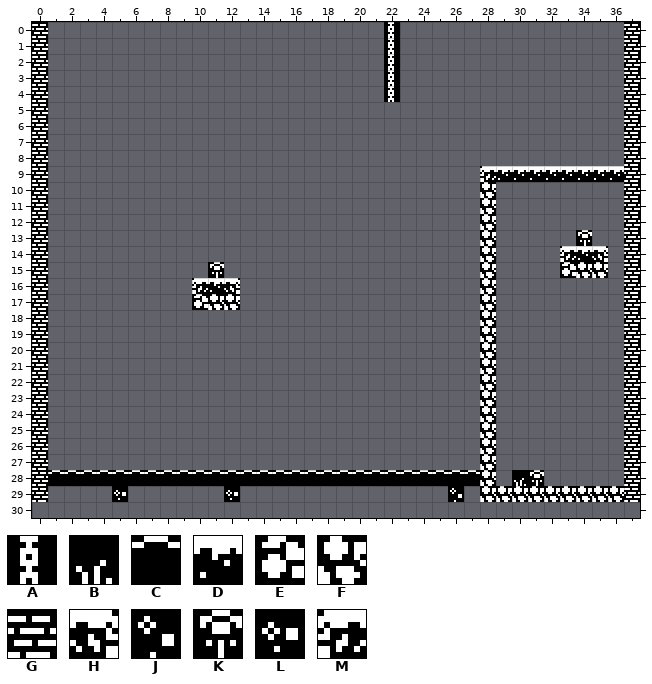
Level history. Tiled map: map/level4.tmx. The first picture shows the starting point.
Cells are 8x8 px. Shown: x 0..37, y 0..30. The old version is drawn lined up with the new one.
Key: from "monochrome-caves": A 34, B 37, C 44, D 45, E 46, F 47, G 48, H 51, J 52, K 56, L 58, M 59.
_ is an empty cell.
Layer "World" before, first column x 0:
 0 G_____________________A______________G
 1 G_____________________A______________G
 2 G_____________________A______________G
 3 G_____________________A______________G
 4 G_____________________A______________G
 5 G____________________________________G
 6 G____________________________________G
 7 G____________________________________G
 8 G____________________________________G
 9 G___________________________MDDDDDDDDG
10 G___________________________F________G
11 G___________________________F________G
12 G___________________________F________G
13 G___________________________F_____K__G
14 G___________________________F____MDH_G
15 G__________K________________F____EFF_G
16 G_________MDH_______________F________G
17 G_________EFF_______________F________G
18 G___________________________F________G
19 G___________________________F________G
20 G___________________________F________G
21 G___________________________F________G
22 G___________________________F________G
23 G___________________________F________G
24 G___________________________F________G
25 G___________________________F________G
26 G___________________________F________G
27 G___________________________F________G
28 GCCCCCCCCCCCCCCCCCCCCCCCCCCCF_BK_____G
29 G____L______L_____________J_FFFFFFFFFG
30 ______________________________________
Now the later version:
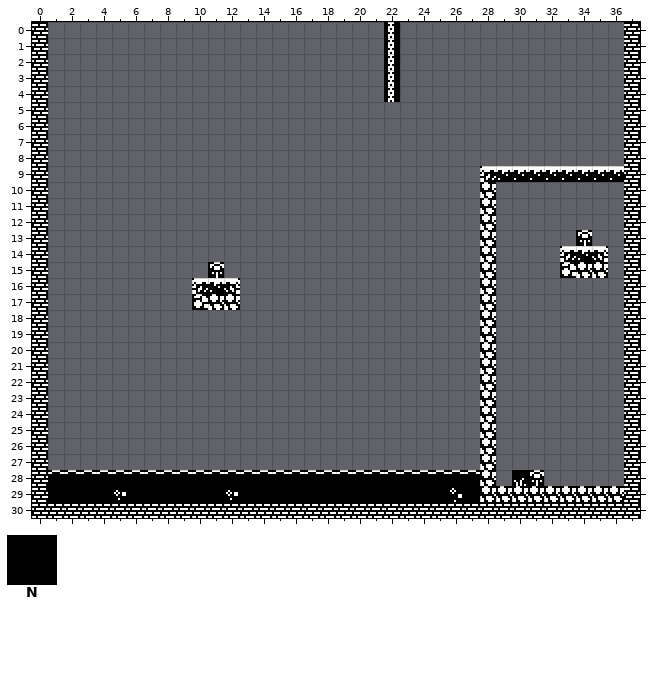
Further tiles: from "monochrome-caves": N 0.
Change:
map size 38x30 -> 38x31 cells
Layer "World":
y 29: x 1..4 ____ -> NNNN; x 6..11 ______ -> NNNNNN; x 13..25 _____________ -> NNNNNNNNNNNNN; x 27 _ -> N
y 30: x 0..37 ______________________________________ -> GGGGGGGGGGGGGGGGGGGGGGGGGGGGGGGGGGGGGG
